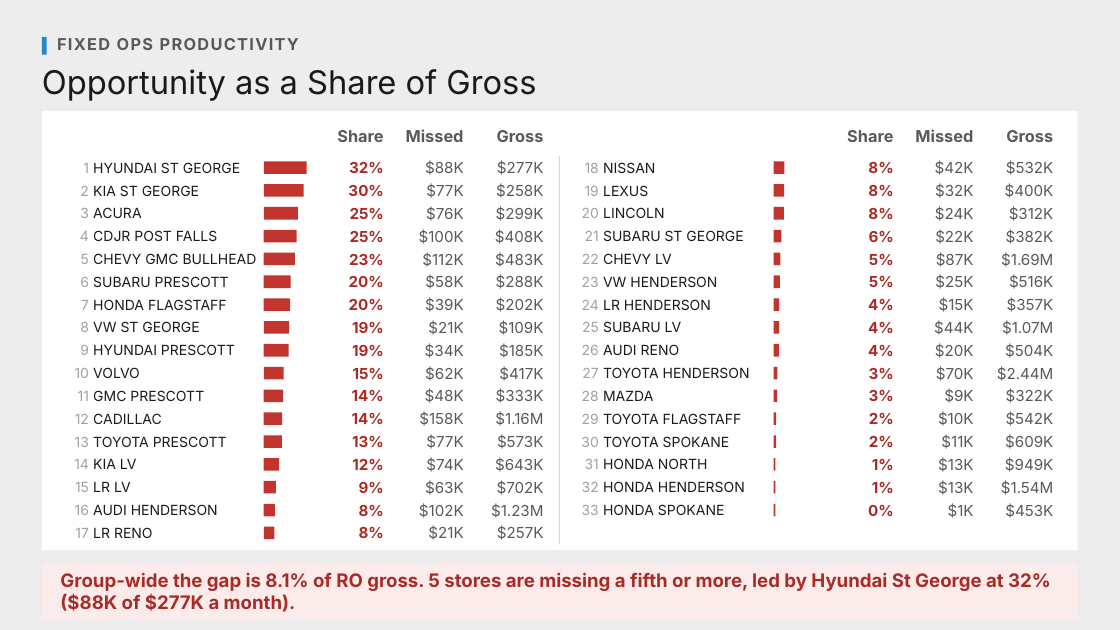
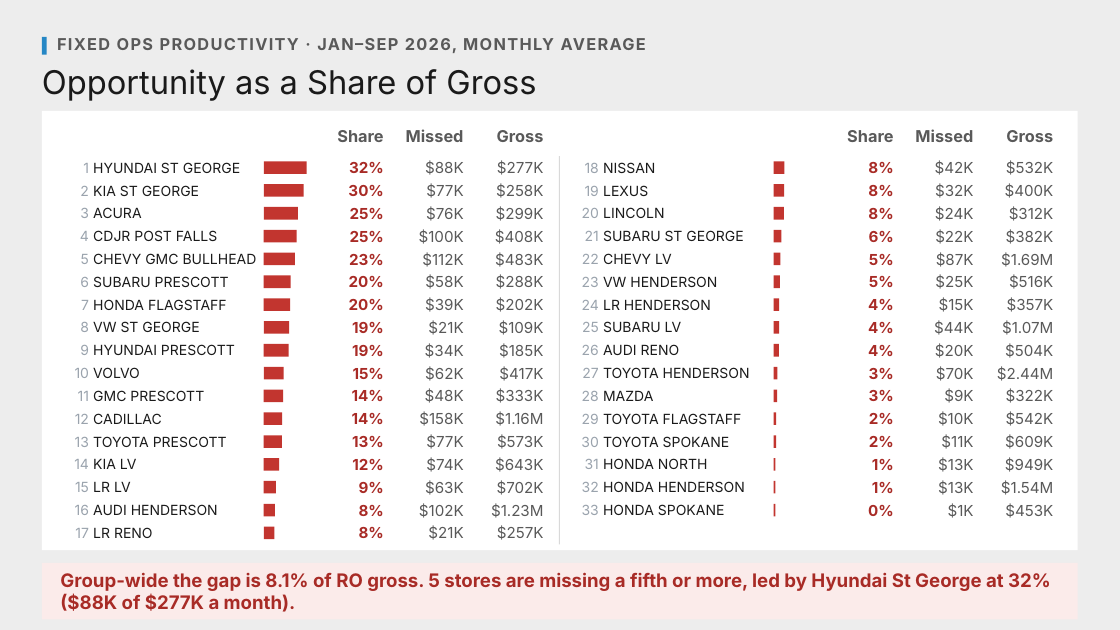
Before and after one commit to Ndresner/Noah, a slide deck: slide 142 of day2-deck/decks/Fixed Ops - Day 2 Example Test Deck.pptx. Drawn at 1120x630 pixels with LibreOffice and Linux fonts; fonts in the diff are those of the drawing. Boxes give left, top, right and bottom in pixels: in the first picture for what was removed or moved away, otherwise in the second. Text is boxed around its words. In the diff, an @@ line names an element or a change of style, - is before the commit and + after.

```diff
--- a/day2-deck/decks/Fixed Ops - Day 2 Example Test Deck.pptx
+++ b/day2-deck/decks/Fixed Ops - Day 2 Example Test Deck.pptx
@@ text at (x1=57, y1=38, x2=646, y2=53): text changed @@
-FIXED OPS PRODUCTIVITY
+FIXED OPS PRODUCTIVITY · JAN–SEP 2026, MONTHLY AVERAGE
```
Also in this commit, not shown: 4 other slides changed, 11 other files.
